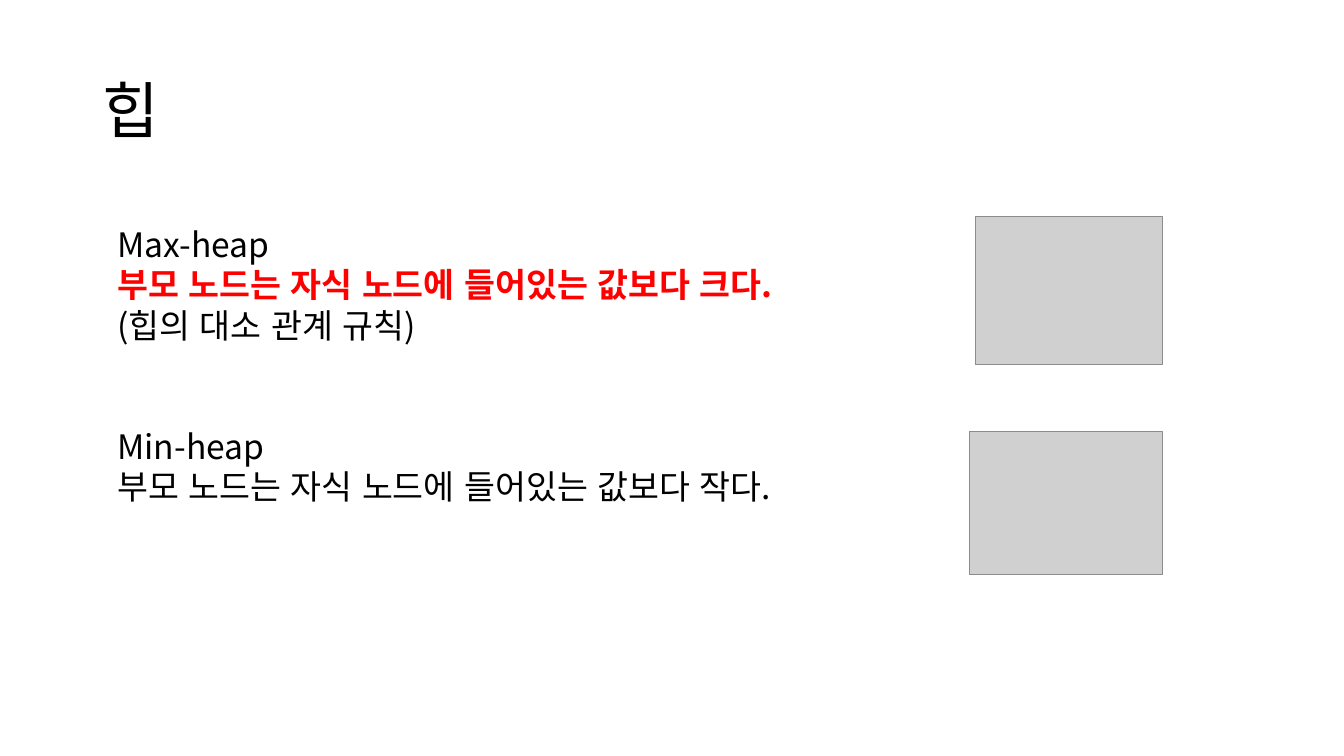
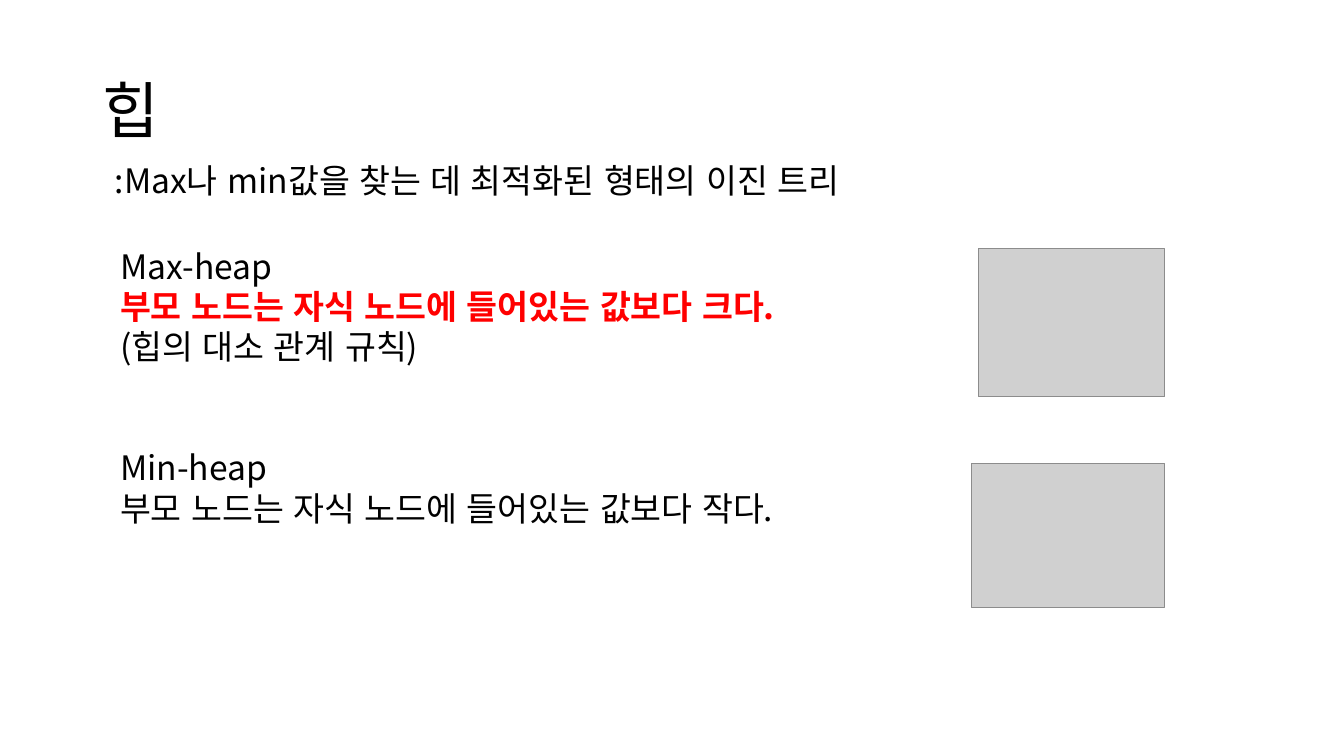
Before and after one commit to ALGOSOPT/algosopt, a slide deck: slide 3 of Chapter23/힙.pptx (slide 4 before the commit). Drawn at 1344x756 pixels with LibreOffice and Linux fonts; fonts in the diff are those of the drawing; grey boxes stand for pictures. Boxes give left, top, right and bottom in pixels: in the first picture for what was removed or moved away, otherwise in the second. Text is boxed around its words. In the diff, an @@ line names an element or a change of style, - is before the commit and + after.

```diff
--- a/Chapter23/힙.pptx
+++ b/Chapter23/힙.pptx
@@ text added at box(115, 165, 840, 196), 24 pt, text #000000 @@
+:Max나 min값을 찾는 데 최적화된 형태의 이진 트리
@@ text "Max-heap": place and size @@
-text "Max-heap" at box(117, 230, 773, 502)
+text "Max-heap" at box(120, 252, 775, 524)
@@ picture: place and size @@
-picture at box(976, 217, 1163, 365)
+picture at box(978, 249, 1165, 397)
@@ picture: place and size @@
-picture at box(969, 432, 1163, 576)
+picture at box(972, 464, 1166, 608)
```
Also in this commit, not shown: 7 other slides changed, 1 slide added.
